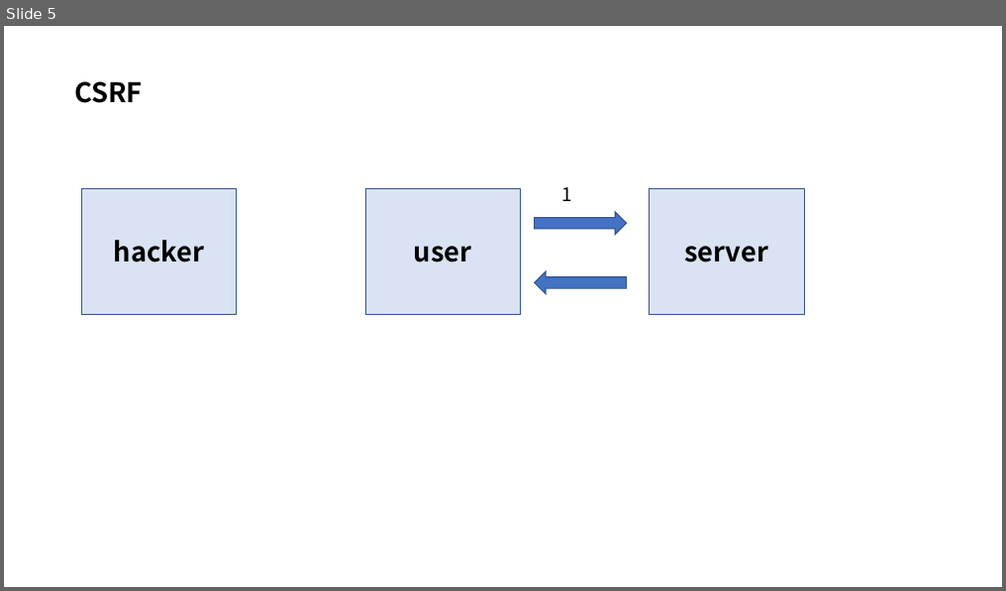
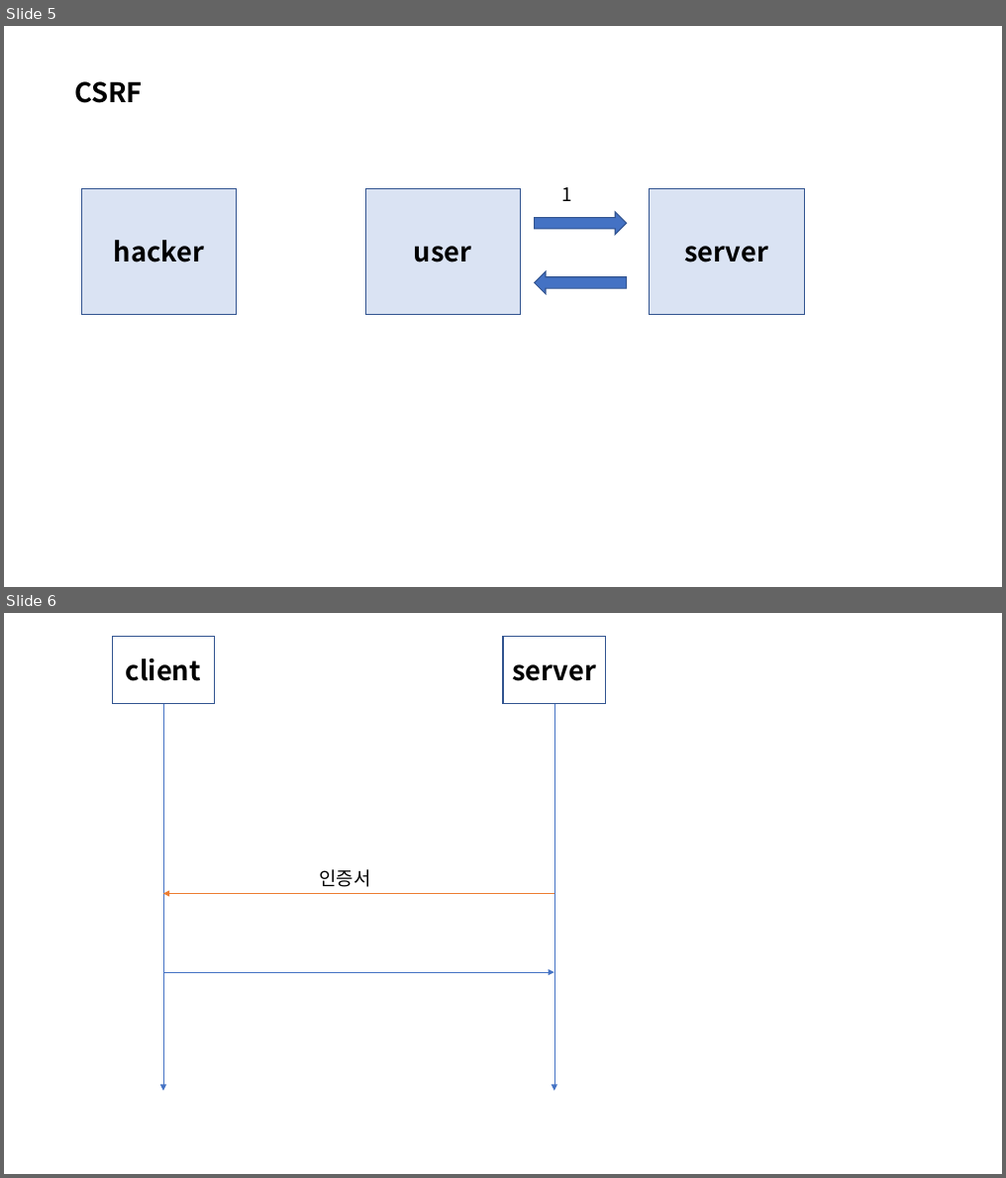
Before and after one commit to huiseung/Progamming-Digest, a slide deck: CS/image/CSPPT.pptx. Shown one above the other, each under a label of ours: slide 5 before the commit, slides 5 and 6 after it. The pictures are 1006x591 and 1006x1178 pixels, drawn with LibreOffice and Linux fonts; fonts in the diff are those of the drawing. Boxes give left, top, right and bottom in pixels: in the first picture for what was removed or moved away, otherwise in the second. Text is boxed around its words. In the diff, an @@ line names an element or a change of style, - is before the commit and + after.

```diff
--- a/CS/image/CSPPT.pptx
+++ b/CS/image/CSPPT.pptx
@@ slide 6 added at [4, 613, 1002, 1174], background #FFFFFF @@
@@ rectangle added at [112, 636, 214, 703], outline #325491 1 pt, 26 pt, text #000000, bold @@
+client
@@ rectangle added at [503, 636, 606, 703], outline #325491 1 pt, 26 pt, text #000000, bold @@
+server
@@ arrow added from (163, 703) to (163, 1091), #4472C4 0.5 pt @@
@@ arrow added from (554, 703) to (554, 1091), #4472C4 0.5 pt @@
@@ text added at [319, 869, 370, 887], 18 pt, text #000000 @@
+인증서
@@ arrow added from (554, 894) to (163, 894), #ED7D31 0.5 pt @@
@@ arrow added from (163, 972) to (554, 972), #4472C4 0.5 pt @@
```
Also in this commit, not shown: 2 other files.
